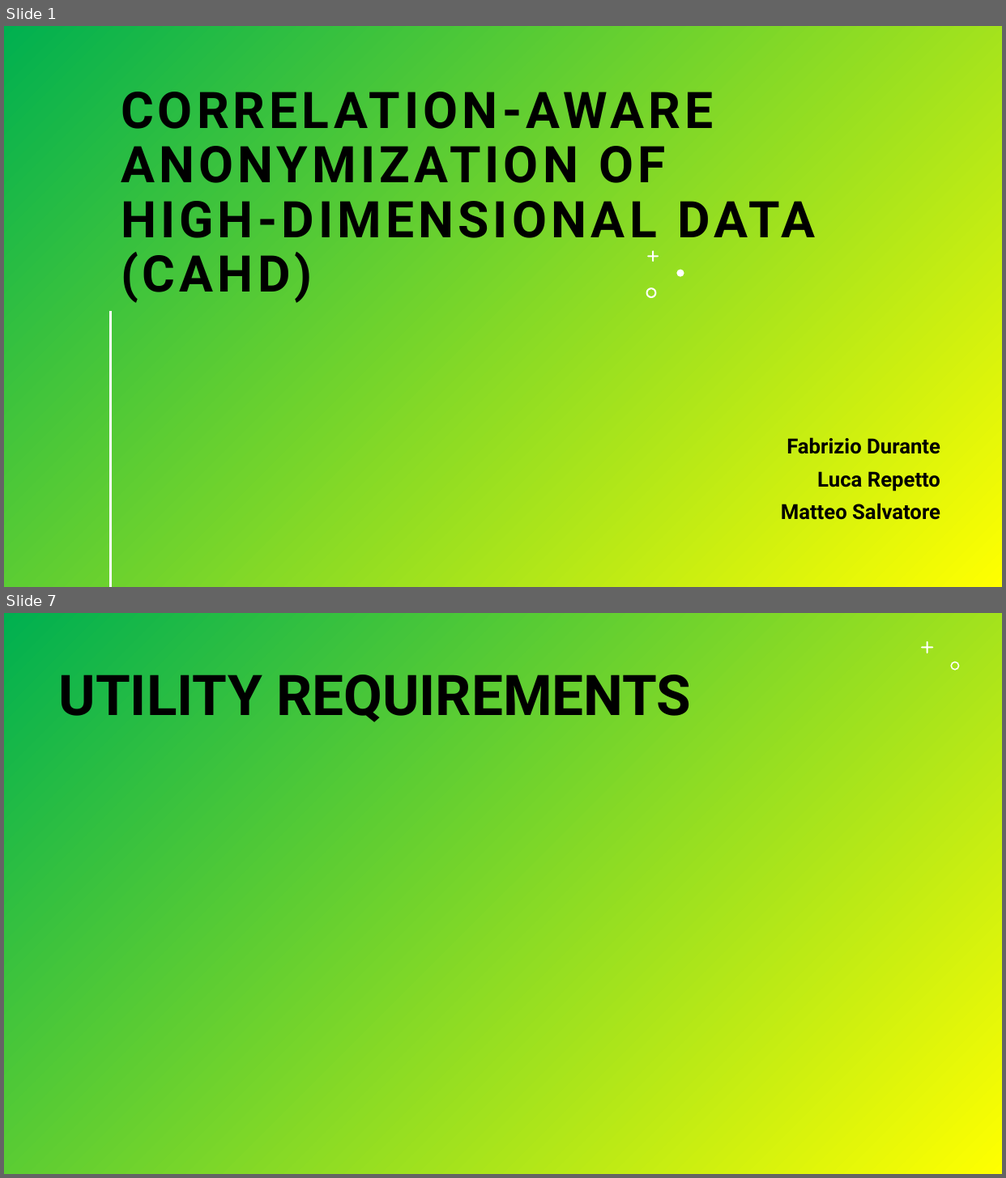
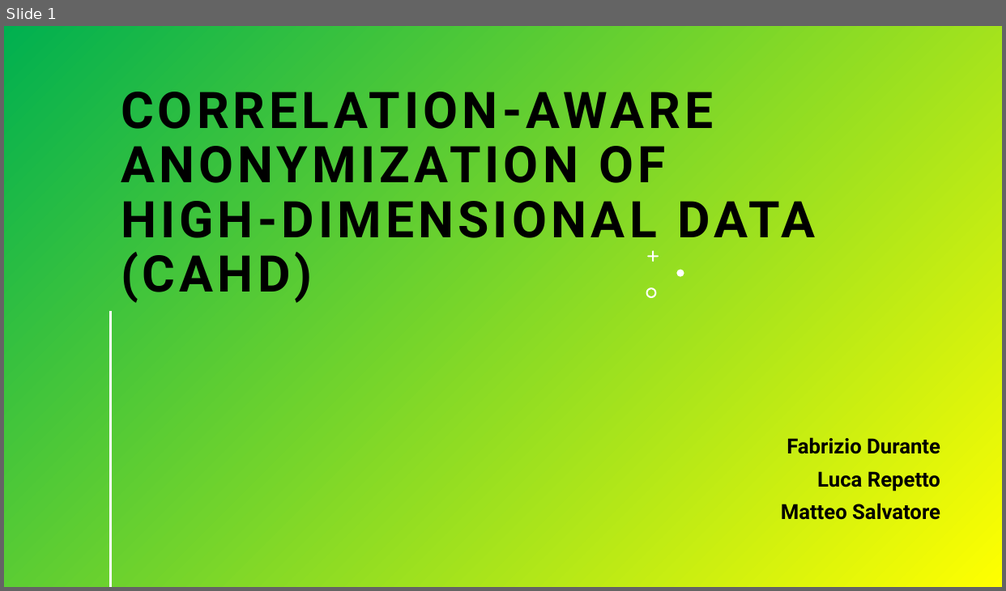
Before and after one commit to Durante94/Data-Protection-Privacy, a slide deck: Presentazione/presentazione.pptx. Shown one above the other, each under a label of ours: slides 1 and 7 before the commit, slide 1 after it; the slides between them are not shown. The pictures are 1006x1178 and 1006x591 pixels, drawn with LibreOffice and Linux fonts; fonts in the diff are those of the drawing; grey boxes stand for pictures. Boxes give left, top, right and bottom in pixels: in the first picture for what was removed or moved away, otherwise in the second. Text is boxed around its words. In the diff, an @@ line names an element or a change of style, - is before the commit and + after.

```diff
--- a/Presentazione/presentazione.pptx
+++ b/Presentazione/presentazione.pptx
@@ slide 7 removed at <box>4,613,1002,1174</box>, background gradient #00B050 to #FFFF00 @@
@@ freeform shape removed at <box>921,641,934,654</box> @@
@@ title removed at <box>58,664,691,728</box> @@
-UTILITY REQUIREMENTS
@@ freeform shape removed at <box>951,662,960,671</box> @@
```
Also in this commit, not shown: 13 slides changed, 3 slides added, 4 other slides removed, 1 other file.
